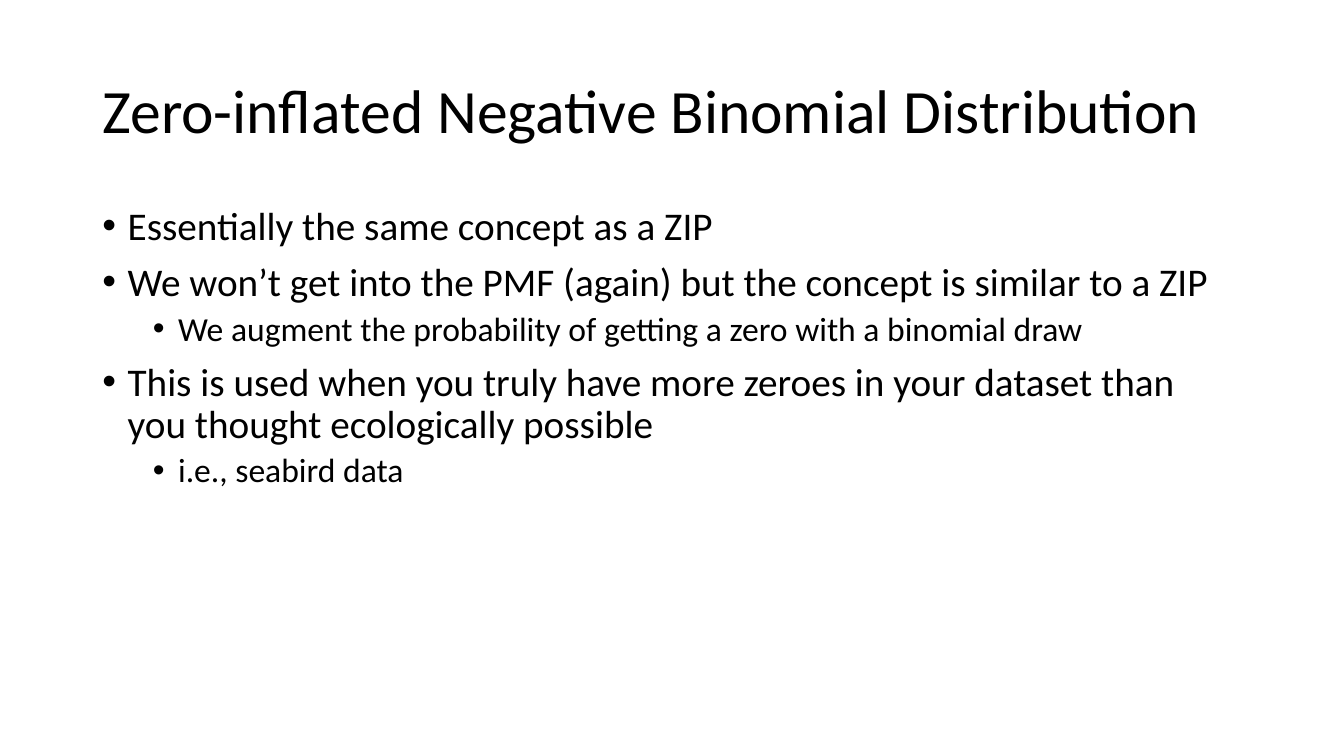
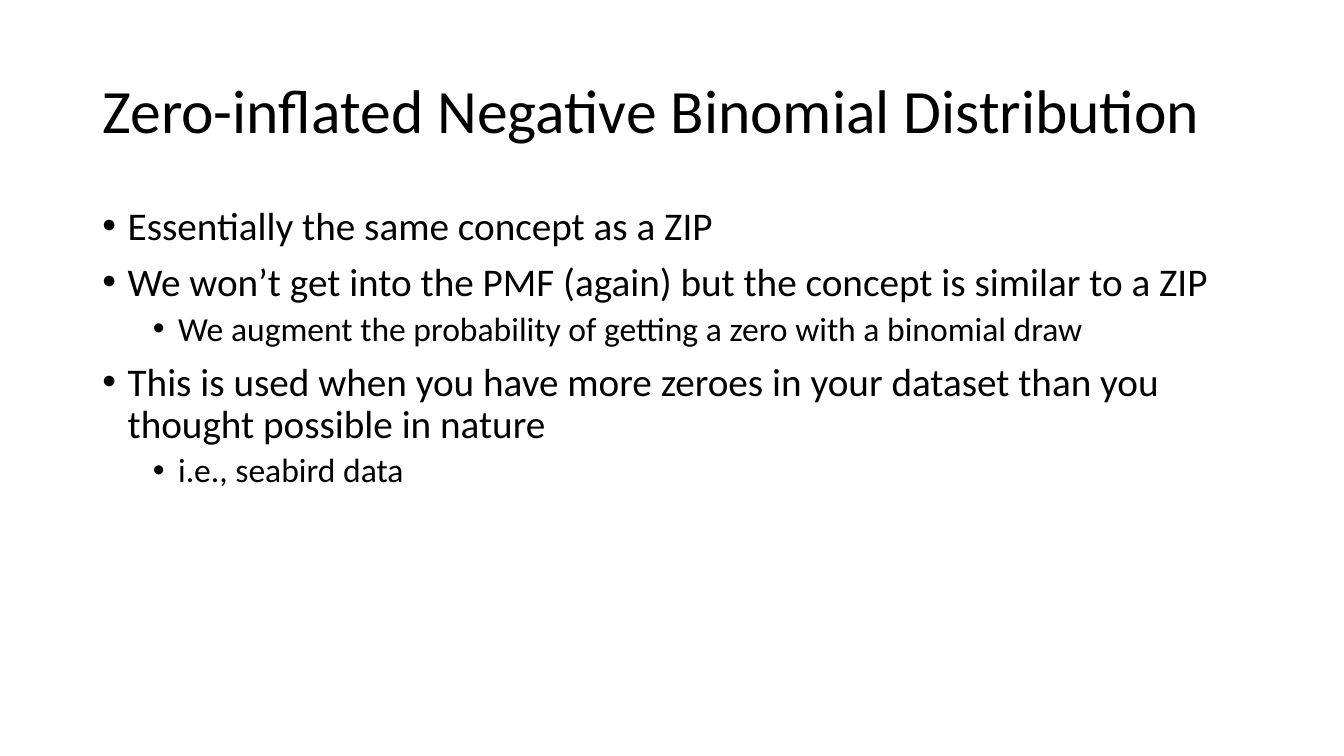
Before and after one commit to evanmadams/NAOC2020-Count-Data-Workshop, a slide deck: slide 30 of lessons/An Introduction to probability distributions.pptx. Drawn at 1344x756 pixels with LibreOffice and Linux fonts; fonts in the diff are those of the drawing. Boxes give left, top, right and bottom in pixels: in the first picture for what was removed or moved away, otherwise in the second. Text is boxed around its words. In the diff, an @@ line names an element or a change of style, - is before the commit and + after.

```diff
--- a/lessons/An Introduction to probability distributions.pptx
+++ b/lessons/An Introduction to probability distributions.pptx
@@ text at [128, 368, 1158, 445]: text changed @@
-• This is used when you truly have more zeroes in your dataset than you thought ecologically possible
+• This is used when you have more zeroes in your dataset than you thought possible in nature
```
Also in this commit, not shown: 9 other slides changed, 2 other files.
